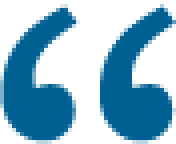
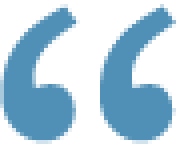
Two versions of the same layered image (176 × 144). Layer-by-layer changes:
painted on "“" over [0, 4, 176, 144]
